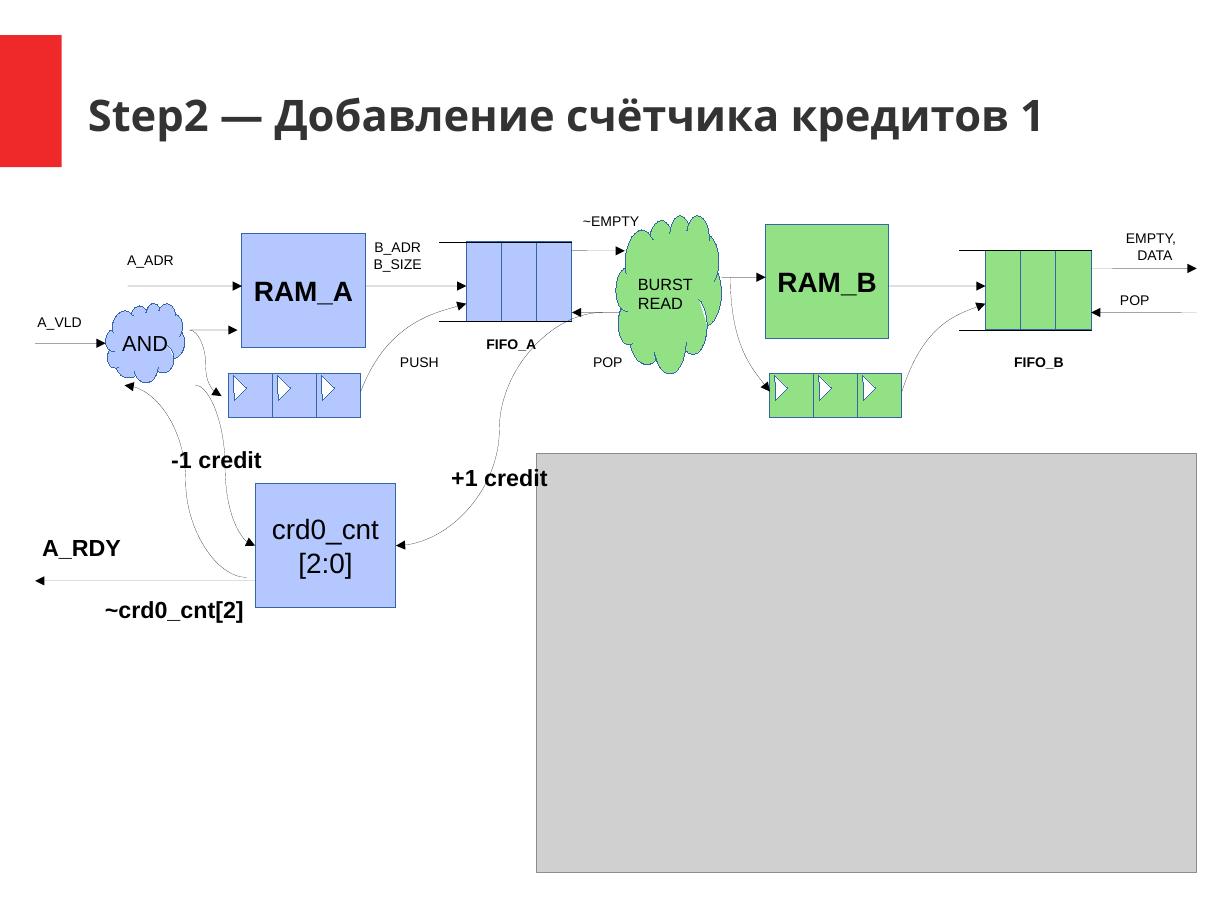
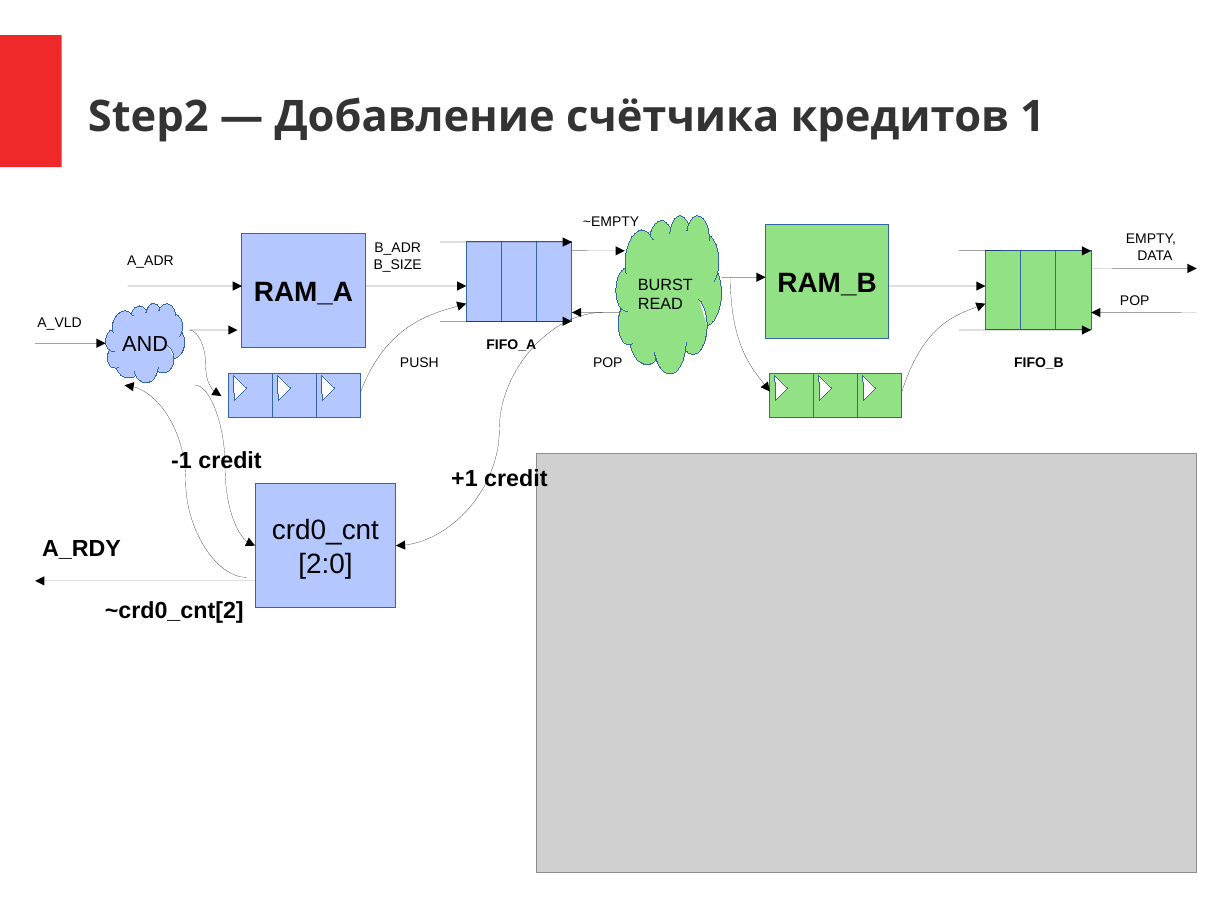
Before and after one commit to DigitalDesignSchool/2021dev, a slide deck: slide 16 of examples/2.1.1.7/doc/pr_2_1_1_7.pptx. Drawn at 1232x924 pixels with LibreOffice and Linux fonts; fonts in the diff are those of the drawing; grey boxes stand for pictures. Boxes give left, top, right and bottom in pixels: in the first picture for what was removed or moved away, otherwise in the second. Text is boxed around its words. In the diff, an @@ line names an element or a change of style, - is before the commit and + after.

```diff
--- a/examples/2.1.1.7/doc/pr_2_1_1_7.pptx
+++ b/examples/2.1.1.7/doc/pr_2_1_1_7.pptx
@@ line (440, 243) - (572, 243): line to arrow @@
@@ line (959, 250) - (1091, 250): line to arrow @@
@@ line (440, 321) - (572, 321): line to arrow @@
@@ line (959, 330) - (1091, 330): line to arrow @@
```
Also in this commit, not shown: 6 other slides changed, 3 slides added, 6 other files.
